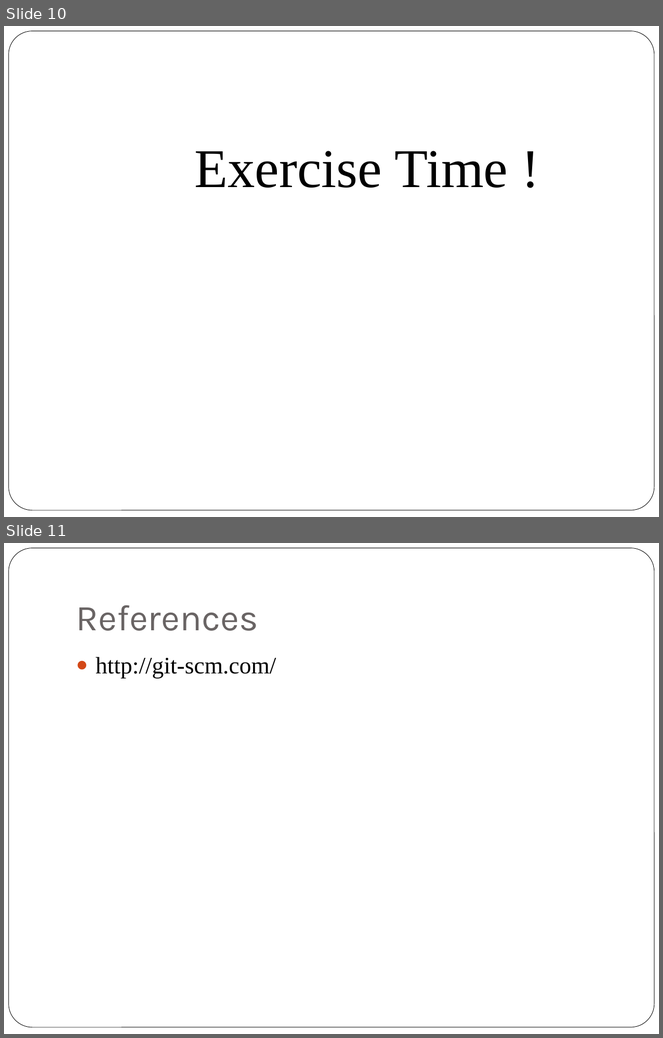
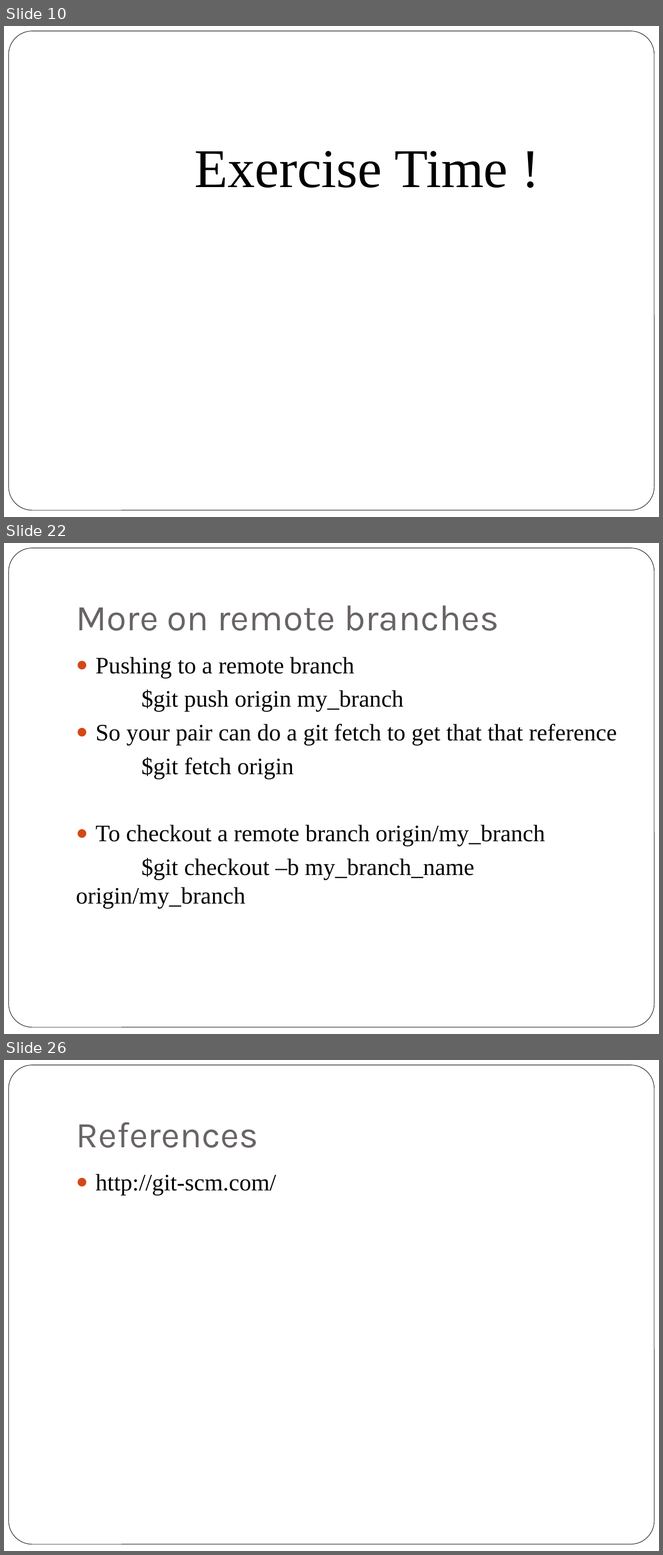
Before and after one commit to sowjumn/GITWWC, a slide deck: GIT.pptx. Shown one above the other, each under a label of ours: slides 10 and 11 before the commit, slides 10, 22 and 26 after it; the slides between them are not shown. The pictures are 663x1038 and 663x1555 pixels, drawn with LibreOffice and Linux fonts; fonts in the diff are those of the drawing. Boxes give left, top, right and bottom in pixels: in the first picture for what was removed or moved away, otherwise in the second. Text is boxed around its words. In the diff, an @@ line names an element or a change of style, - is before the commit and + after.

Commit message:
updated PPT with branches and rebasing

```diff
--- a/GIT.pptx
+++ b/GIT.pptx
@@ slide 22 added at (x1=4, y1=543, x2=659, y2=1034), background #FFFFFF; not listed: 1 template element that a slide beside it also shows @@
@@ title added at (x1=76, y1=605, x2=499, y2=631), 40 pt, text #696464 @@
+More on remote branches
@@ text added at (x1=76, y1=657, x2=617, y2=909), 26 pt, text #000000 @@
+● Pushing to a remote branch
+$git push origin my_branch
+● So your pair can do a git fetch to get that that reference
+$git fetch origin
+● To checkout a remote branch origin/my_branch
+$git checkout –b my_branch_name origin/my_branch
@@ what was slide 11 is now slide 26 @@
```
Also in this commit, not shown: 1 slide changed, 14 other slides added.
